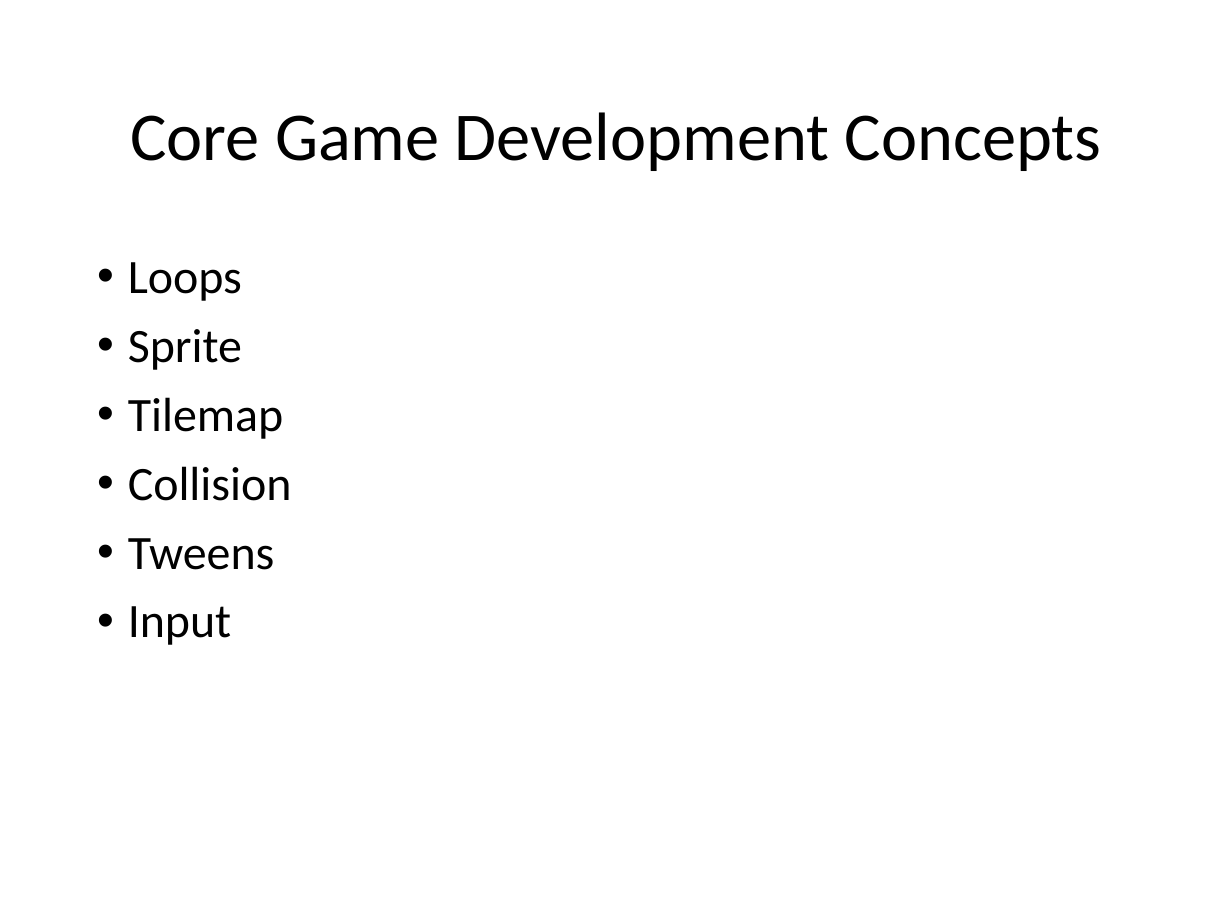
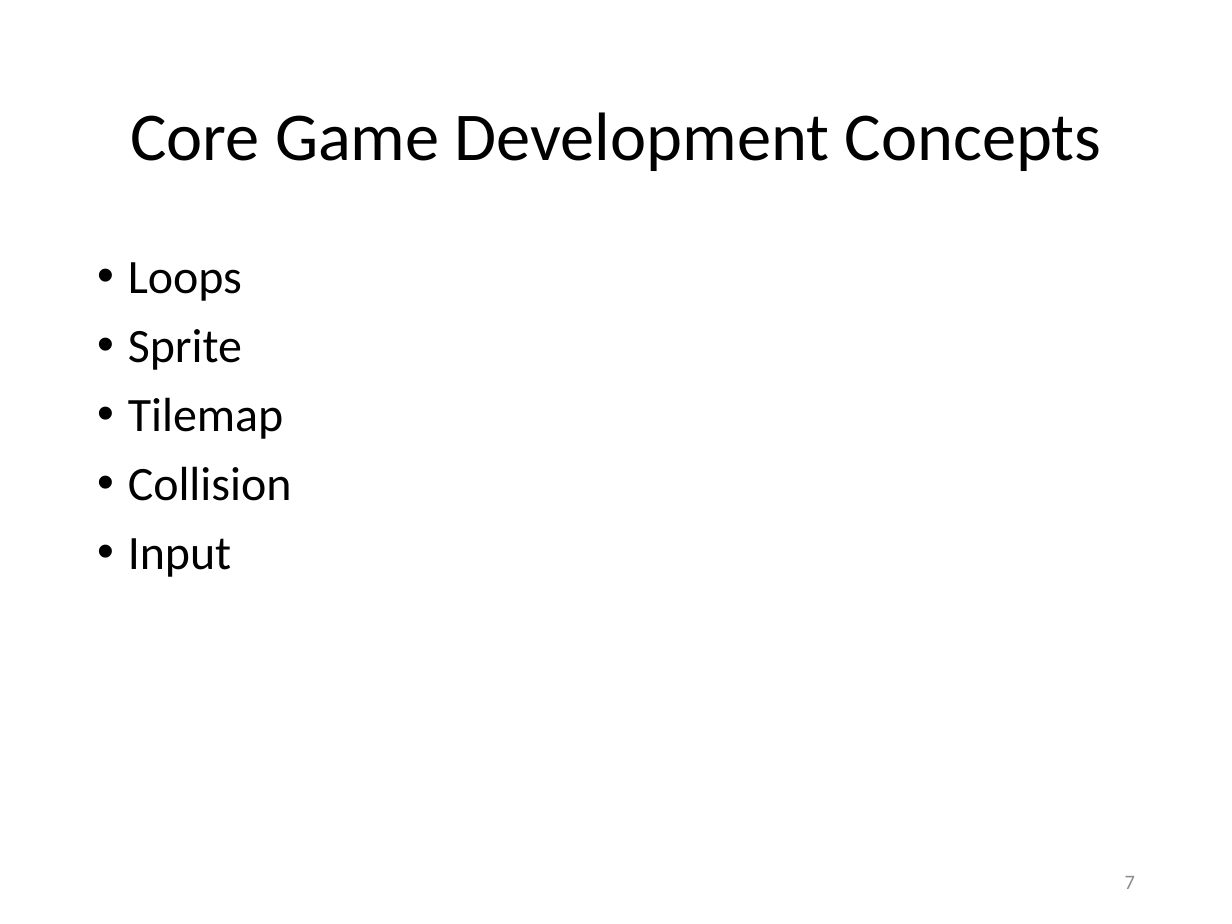
Before and after one commit to Lotti/codemotion2014, a slide deck: slide 7 of codemotion.pptx. Drawn at 1232x924 pixels with LibreOffice and Linux fonts; fonts in the diff are those of the drawing; background and template pictures are left out. Boxes give left, top, right and bottom in pixels: in the first picture for what was removed or moved away, otherwise in the second. Text is boxed around its words. In the diff, an @@ line names an element or a change of style, - is before the commit and + after.

```diff
--- a/codemotion.pptx
+++ b/codemotion.pptx
@@ text at (x1=128, y1=538, x2=275, y2=570): paragraph removed @@
-• Tweens
@@ page number added at (x1=1125, y1=876, x2=1135, y2=889), 12 pt, text #8C8C8C @@
+7
```
Also in this commit, not shown: 13 other slides changed, 8 slides added, 10 other files.
